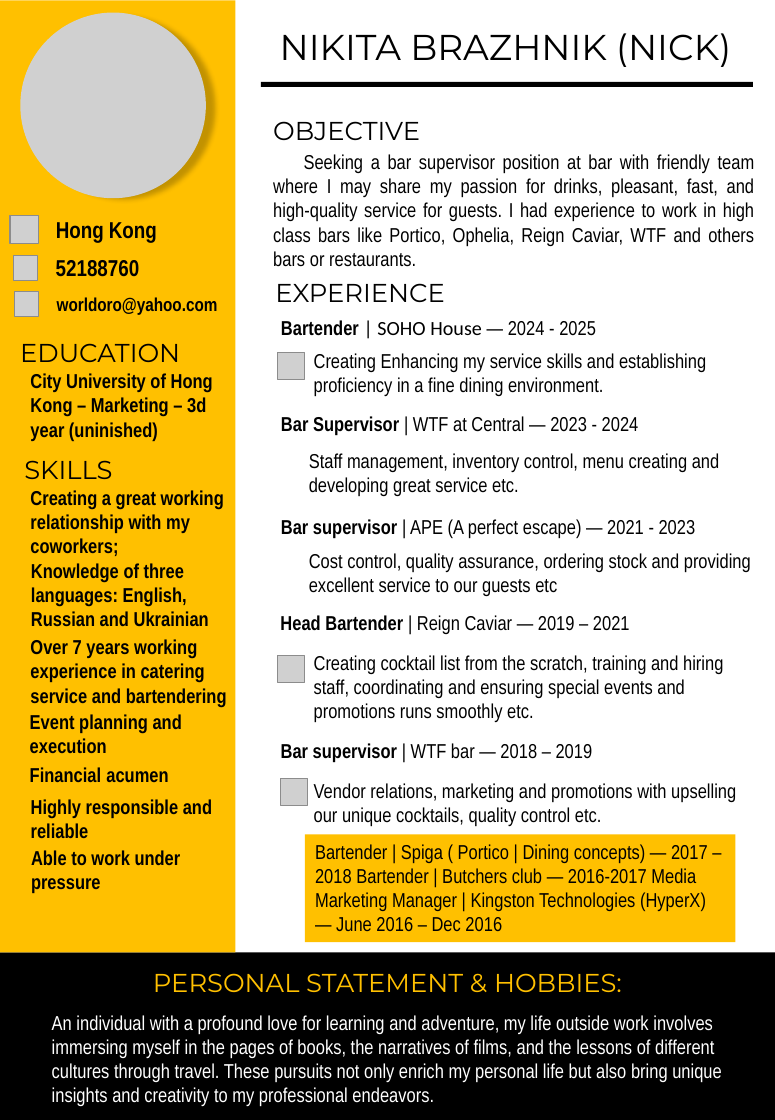
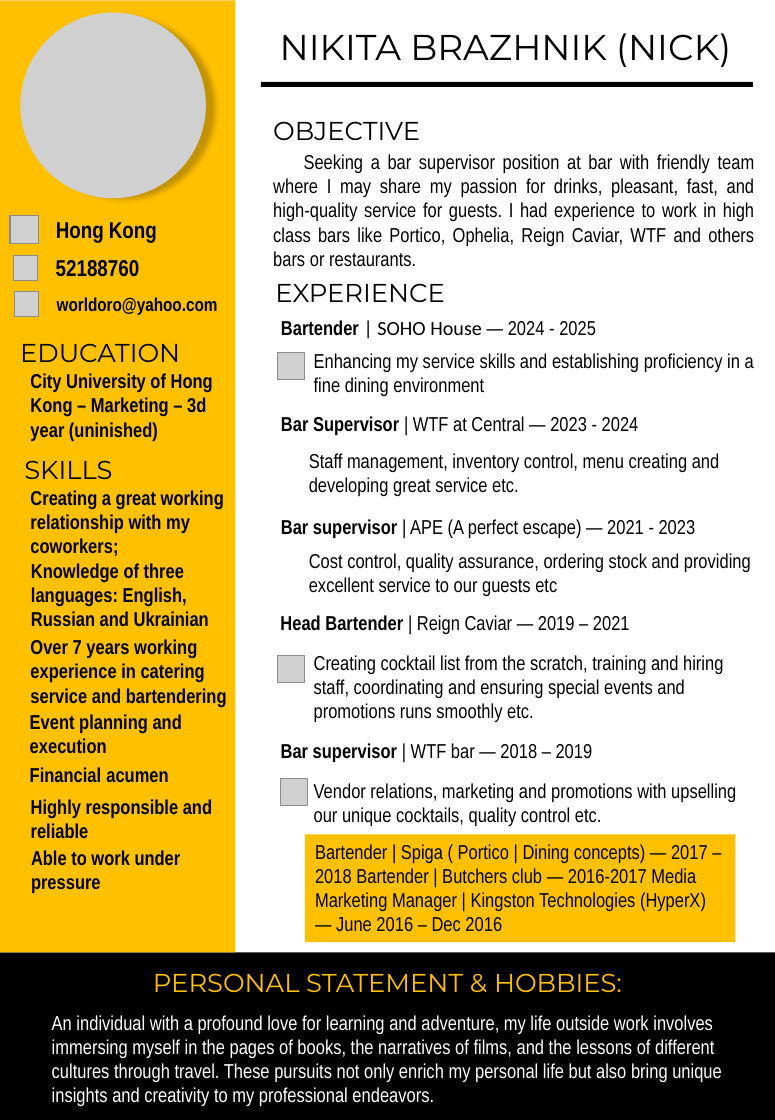
Before and after one commit to kyiv14/nick, a slide deck: slide 1 of rezume170925.pptx. Drawn at 775x1120 pixels with LibreOffice and Linux fonts; fonts in the diff are those of the drawing; grey boxes stand for pictures; background and template pictures are left out. Boxes give left, top, right and bottom in pixels: in the first picture for what was removed or moved away, otherwise in the second. Text is boxed around its words. In the diff, an @@ line names an element or a change of style, - is before the commit and + after.

```diff
--- a/rezume170925.pptx
+++ b/rezume170925.pptx
@@ text at bbox=[314, 353, 754, 396]: text changed @@
-Creating Enhancing my service skills and establishing proficiency in a fine dining environment.
+Enhancing my service skills and establishing proficiency in a fine dining environment
```
Also in this commit, not shown: 2 other files.
